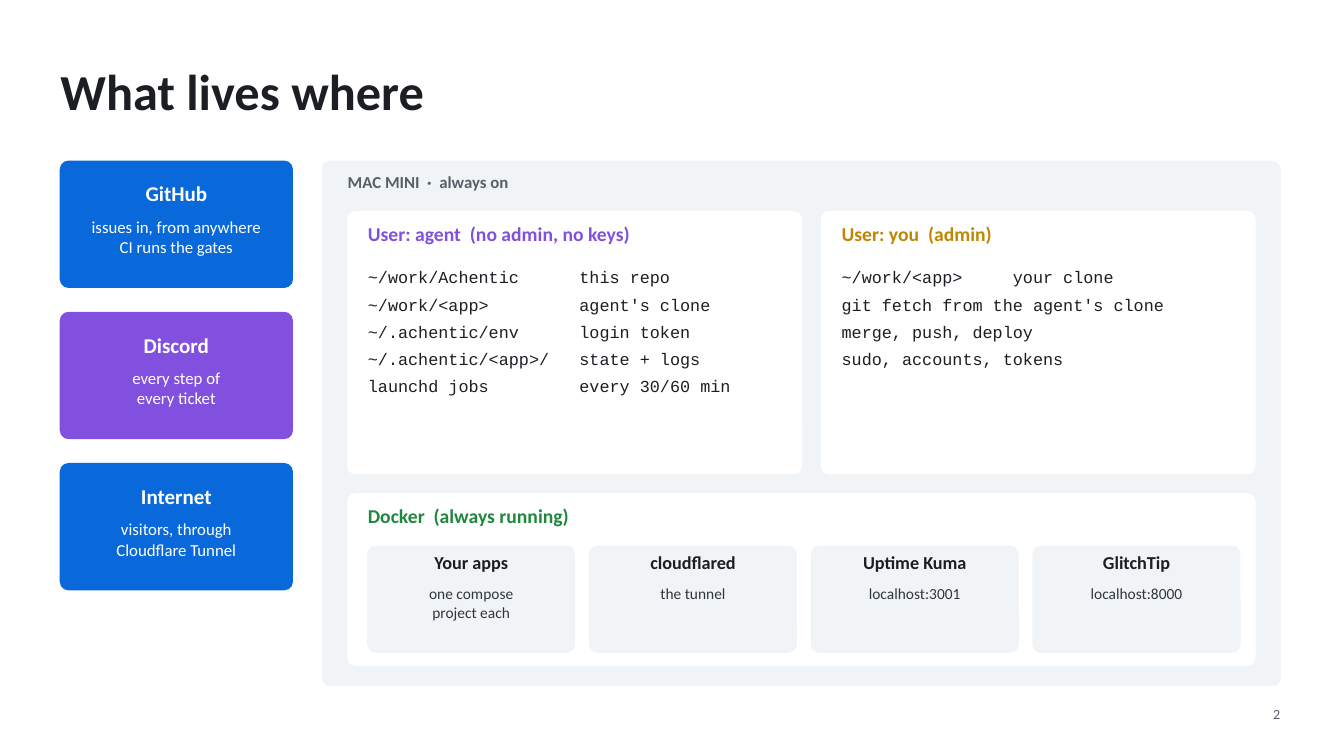
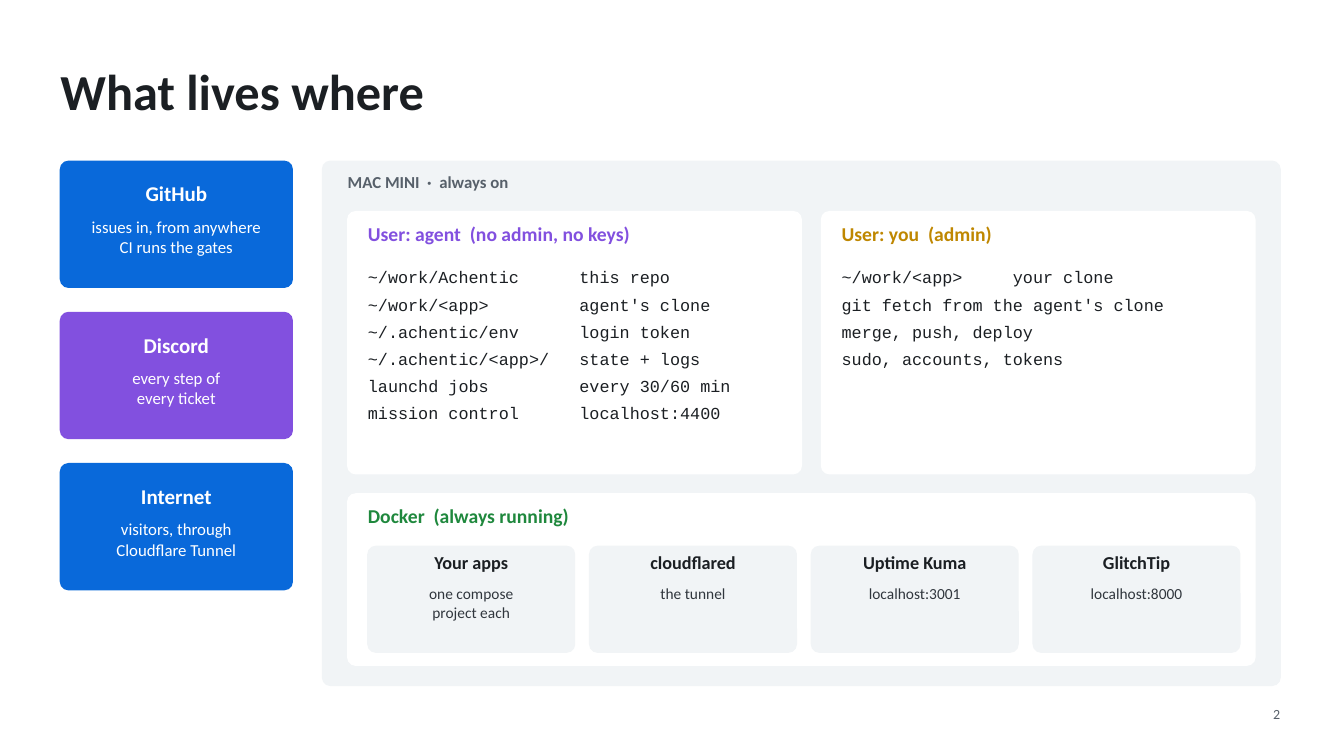
Before and after one commit to Chenophobia/Achentic, a slide deck: slide 2 of Deploy on Mac mini.pptx. Drawn at 1344x756 pixels with LibreOffice and Linux fonts; fonts in the diff are those of the drawing. Boxes give left, top, right and bottom in pixels: in the first picture for what was removed or moved away, otherwise in the second. Text is boxed around its words. In the diff, an @@ line names an element or a change of style, - is before the commit and + after.

```diff
--- a/Deploy on Mac mini.pptx
+++ b/Deploy on Mac mini.pptx
@@ text at [368,407,720,419]: paragraph added @@
+mission control localhost:4400
```
Also in this commit, not shown: 4 other slides changed, 22 other files.
